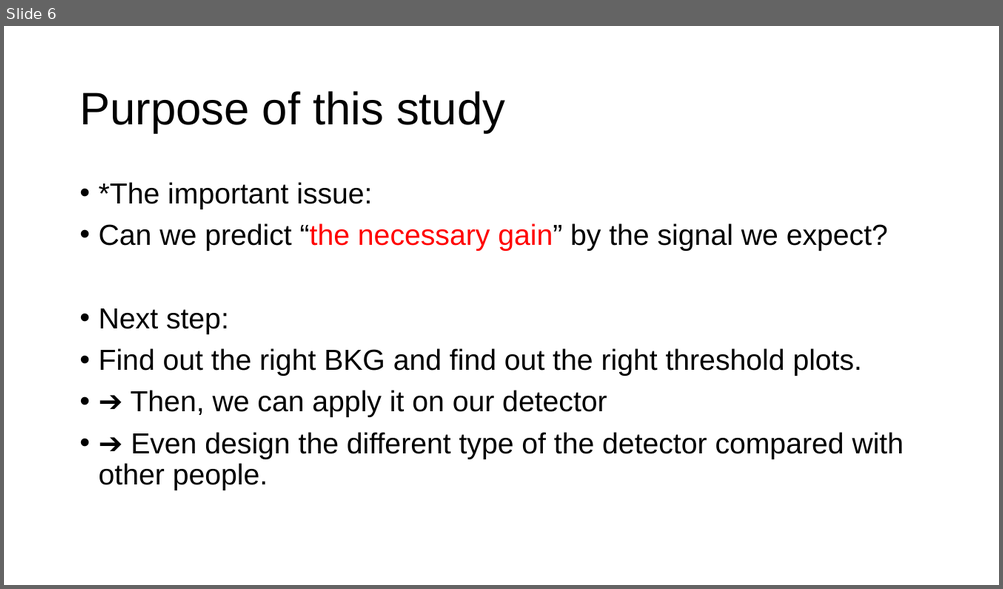
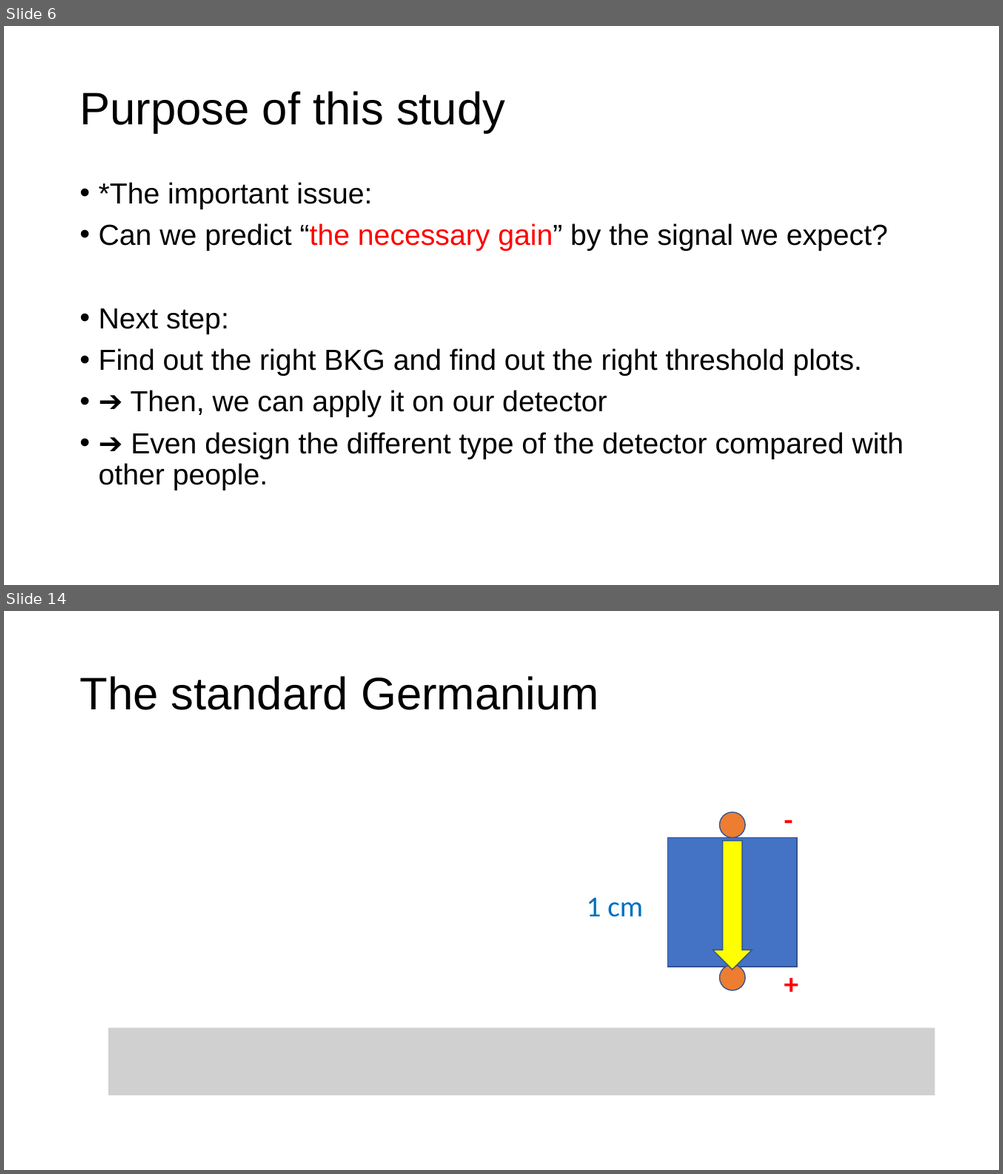
Before and after one commit to chihyeh/IoPAS_GeIA, a slide deck: Report/Signal_threshold_prediction.pptx. Shown one above the other, each under a label of ours: slide 6 before the commit, slides 6 and 14 after it; the slides between them are not shown. The pictures are 1003x589 and 1003x1174 pixels, drawn with LibreOffice and Linux fonts; fonts in the diff are those of the drawing; grey boxes stand for pictures. Boxes give left, top, right and bottom in pixels: in the first picture for what was removed or moved away, otherwise in the second. Text is boxed around its words. In the diff, an @@ line names an element or a change of style, - is before the commit and + after.

```diff
--- a/Report/Signal_threshold_prediction.pptx
+++ b/Report/Signal_threshold_prediction.pptx
@@ slide 14 added at [4, 611, 999, 1170], background #FFFFFF @@
@@ title added at [79, 676, 599, 710], 44 pt, text #000000 @@
+The standard Germanium
@@ text added at [777, 797, 864, 840], 28 pt, text #FF0000, bold @@
+-
@@ ellipse added at [720, 812, 745, 838], fill #ED7D31, outline #325491 1 pt @@
@@ rectangle added at [668, 838, 797, 967], fill #4472C4, outline #325491 1 pt @@
@@ down arrow added at [713, 841, 752, 970], fill #FFFF00, outline #325491 1 pt @@
@@ text added at [586, 897, 643, 917], 28 pt, text #0070C0 @@
+1 cm
@@ ellipse added at [720, 965, 745, 991], fill #ED7D31, outline #325491 1 pt @@
@@ text added at [777, 963, 864, 1005], 28 pt, text #FF0000, bold @@
++
@@ picture added at [108, 1028, 935, 1096] @@
```
Also in this commit, not shown: 8 other slides added, 7 other files.
